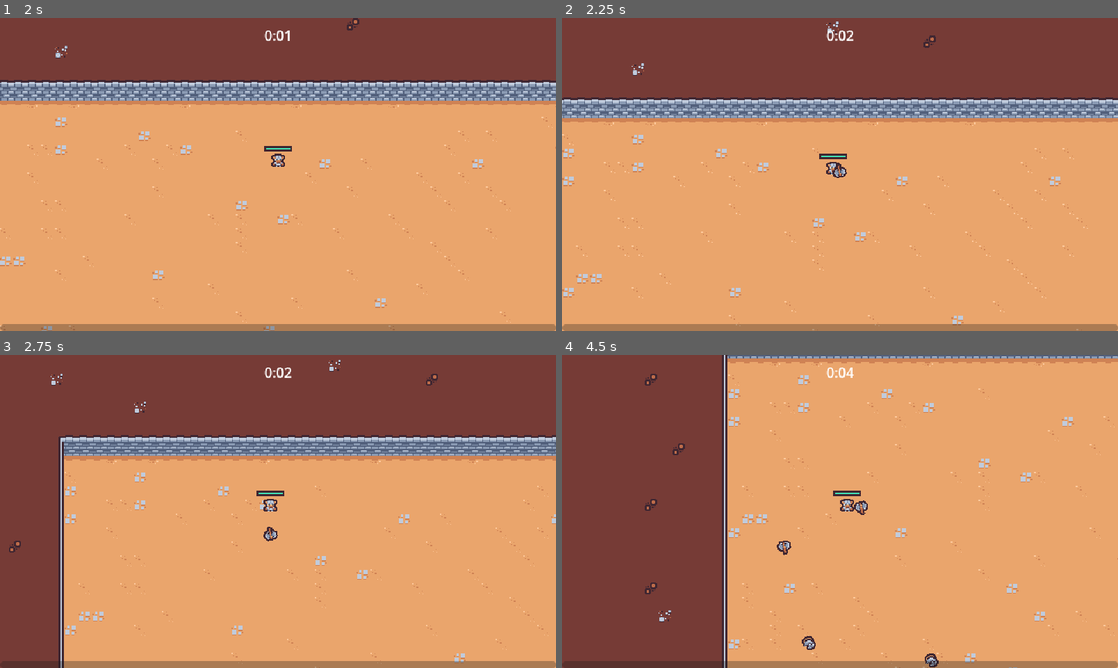
Above: before the commit, frames 1-4 (two rows, left to right).
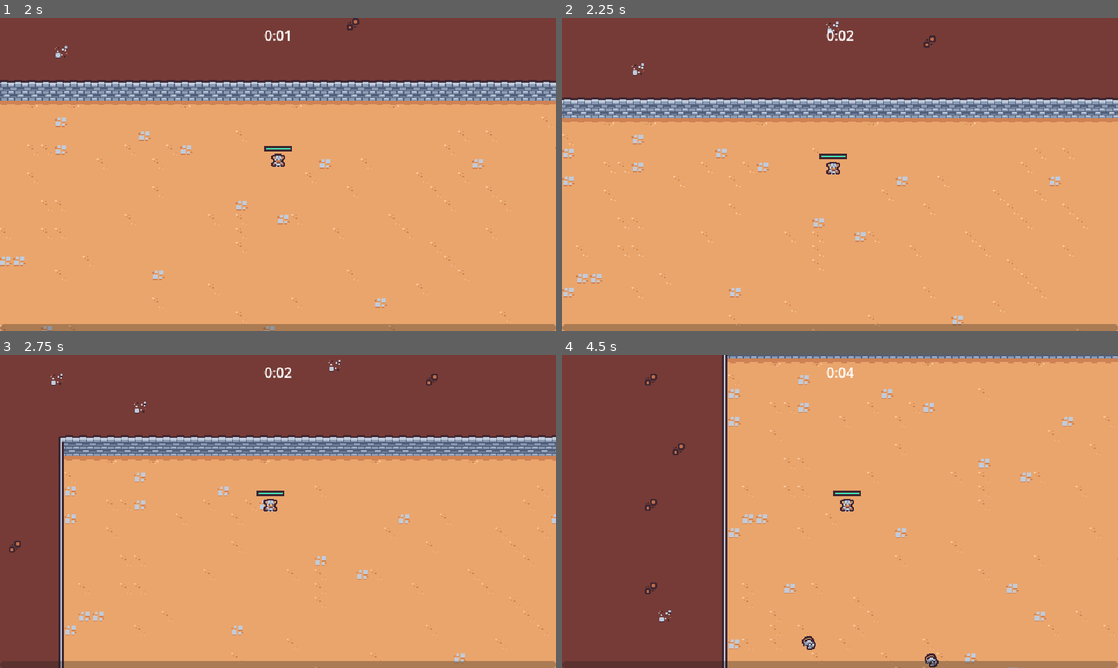
Above: after the commit, the same moments.

Repository: oronbz/2d-survivors
Game: Godot game, scene res://scenes/main/main.tscn
Two runs of this game, one before a commit and one after it. Both use one fixed random seed, a clock stepped at 60 frames per second and the inputs below.
Inputs (mouse positions are in pixels of both pictures, inside the frame that each line leads up to):
- Up to frame 1 (2 s): move the mouse to (250, 237) at 0.52 s; press the mouse at (250, 237) at 0.53 s; hold W (move_up) from 0.53 s (still down); move the mouse to (444, 221) at 1.27 s; release the mouse at (444, 221) at 1.28 s; click (444, 221) at 1.35 s
- Up to frame 2 (2.25 s): move the mouse to (673, 127) at 2.02 s; release W (move_up) at 2.03 s; press the mouse at (673, 127) at 2.03 s; hold A (move_left) from 2.03 s (still down)
- Up to frame 3 (2.75 s): keep holding A (move_left)
- Up to frame 4 (4.5 s): move the mouse to (867, 511) at 2.77 s; release the mouse at (867, 511) at 2.78 s; click (867, 511) at 2.85 s; move the mouse to (756, 433) at 3.52 s; release A (move_left) at 3.53 s; press the mouse at (756, 433) at 3.53 s; hold S (move_down) 3.53-4.28 s; move the mouse to (962, 495) at 4.27 s; release the mouse at (962, 495) at 4.28 s; hold D (move_right) from 4.28 s (still down); click (962, 495) at 4.35 s

Frame 1 is identical in both runs. In frame 2, less than 0.1% of the frame differs, in the area x 48-52%, y 46-52%; in frame 3, less than 0.1%; in frame 4, 0.2%, in the area x 38-55%, y 46-64%.

Commit message:
Add axe ability upgrade

Diff:
--- /dev/null
+++ b/resources/upgrades/ability.gd
@@ -0,0 +1,4 @@
+extends AbilityUpgrade
+class_name  Ability
+
+@export var ability_controller_scene: PackedScene
--- /dev/null
+++ b/resources/upgrades/axe.tres
@@ -0,0 +1,11 @@
+[gd_resource type="Resource" load_steps=3 format=3 uid="uid://d1ytsnoym1mug"]
+
+[ext_resource type="PackedScene" uid="uid://dg56osirt6qte" path="res://scenes/ability/axe_ability_controller/axe_ability_controller.tscn" id="1_t05r6"]
+[ext_resource type="Script" path="res://resources/upgrades/ability.gd" id="2_48nlv"]
+
+[resource]
+script = ExtResource("2_48nlv")
+ability_controller_scene = ExtResource("1_t05r6")
+id = "axe"
+name = "Axe"
+description = "Periodically sends out a spinning axe."
--- a/resources/upgrades/sword_rate.tres
+++ b/resources/upgrades/sword_rate.tres
@@ -1,4 +1,4 @@
-[gd_resource type="Resource" load_steps=2 format=3 uid="uid://dg2x7jguf1g8s"]
+[gd_resource type="Resource" script_class="AbilityUpgrade" load_steps=2 format=3 uid="uid://dg2x7jguf1g8s"]
 
 [ext_resource type="Script" path="res://resources/upgrades/ability_upgrade.gd" id="1_xfa8g"]
 
@@ -6,4 +6,4 @@
 script = ExtResource("1_xfa8g")
 id = "sword_rate"
 name = "Sword Quickness"
-description = "Increases sword attack rate by 10%"
+description = "Increases sword attack rate by 10%."
--- a/scenes/game_object/player/player.gd
+++ b/scenes/game_object/player/player.gd
@@ -6,6 +6,7 @@
 @onready var damage_interval_timer = $DamageIntervalTimer
 @onready var health_component = $HealthComponent as HealthComponent
 @onready var health_bar = $HealthBar
+@onready var abilities = $Abilities
 
 var number_colliding_bodies = 0
 
@@ -15,6 +16,7 @@
 	$CollisionArea2D.body_exited.connect(on_body_exited)
 	damage_interval_timer.timeout.connect(on_damage_interval_timer_timeout)
 	health_component.health_changed.connect(on_health_changed)
+	GameEvents.ability_upgrade_added.connect(on_ability_upgrade_added)
 	update_health_display()
 
 
@@ -61,3 +63,10 @@
 
 func on_health_changed():
 	update_health_display()
+
+
+func on_ability_upgrade_added(ability_upgrade: AbilityUpgrade, current_upgrades: Dictionary):
+	if not ability_upgrade is Ability: return
+
+	var ability = ability_upgrade as Ability
+	abilities.add_child(ability.ability_controller_scene.instantiate())
--- a/scenes/game_object/player/player.tscn
+++ b/scenes/game_object/player/player.tscn
@@ -1,10 +1,9 @@
-[gd_scene load_steps=11 format=3 uid="uid://cjbw3i0k3iemc"]
+[gd_scene load_steps=10 format=3 uid="uid://cjbw3i0k3iemc"]
 
 [ext_resource type="Texture2D" uid="uid://ctfyxmk1q7pqe" path="res://scenes/game_object/player/player.png" id="1_2assi"]
 [ext_resource type="Script" path="res://scenes/game_object/player/player.gd" id="1_bx3nd"]
 [ext_resource type="PackedScene" uid="uid://cihs0miucebdv" path="res://scenes/component/health_component.tscn" id="2_q2v02"]
 [ext_resource type="PackedScene" uid="uid://bq2ow33emvau0" path="res://scenes/ability/sword_ability_controller/sword_ability_controller.tscn" id="2_q7gvx"]
-[ext_resource type="PackedScene" uid="uid://dg56osirt6qte" path="res://scenes/ability/axe_ability_controller/axe_ability_controller.tscn" id="4_jrofx"]
 
 [sub_resource type="StyleBoxFlat" id="StyleBoxFlat_g5wdq"]
 bg_color = Color(0.247059, 0.14902, 0.192157, 1)
@@ -33,11 +32,9 @@
 
 [node name="HealthComponent" parent="." instance=ExtResource("2_q2v02")]
 
-[node name="AbilityManager" type="Node" parent="."]
+[node name="Abilities" type="Node" parent="."]
 
-[node name="SwordAbilityController" parent="AbilityManager" instance=ExtResource("2_q7gvx")]
-
-[node name="AxeAbilityController" parent="AbilityManager" instance=ExtResource("4_jrofx")]
+[node name="SwordAbilityController" parent="Abilities" instance=ExtResource("2_q7gvx")]
 
 [node name="DamageIntervalTimer" type="Timer" parent="."]
 wait_time = 0.5
--- a/scenes/manager/upgrade_manager.gd
+++ b/scenes/manager/upgrade_manager.gd
@@ -9,16 +9,6 @@
 
 func _ready():
 	experience_manager.level_up.connect(on_level_up)
-
-
-func on_level_up(level: int):
-	var chosen_upgrade = upgrade_pool.pick_random() as AbilityUpgrade
-	if chosen_upgrade == null: return
-
-	var upgrade_screen = upgrade_screen_scene.instantiate()
-	add_child(upgrade_screen)
-	upgrade_screen.set_ability_upgrades([chosen_upgrade] as Array[AbilityUpgrade])
-	upgrade_screen.upgrade_selected.connect(on_upgrade_selected)
 
 
 func apply_upgrade(upgrade: AbilityUpgrade):
@@ -35,5 +25,24 @@
 	GameEvents.emit_ability_upgrade_added(upgrade, current_upgrades)
 
 
+func pick_upgrades():
+	var chosen_upgrades: Array[AbilityUpgrade] = []
+	var upgrades = upgrade_pool.duplicate()
+	for i in 2:
+		upgrades.shuffle()
+		var chosen_upgrade = upgrades.pop_back()
+		chosen_upgrades.append(chosen_upgrade)
+
+	return chosen_upgrades
+
+
 func on_upgrade_selected(upgrade: AbilityUpgrade):
 	apply_upgrade(upgrade)
+
+
+func on_level_up(level: int):
+	var upgrade_screen = upgrade_screen_scene.instantiate()
+	add_child(upgrade_screen)
+	var chosen_upgrades = pick_upgrades()
+	upgrade_screen.set_ability_upgrades(chosen_upgrades as Array[AbilityUpgrade])
+	upgrade_screen.upgrade_selected.connect(on_upgrade_selected)
--- a/scenes/manager/upgrade_manager.tscn
+++ b/scenes/manager/upgrade_manager.tscn
@@ -1,10 +1,11 @@
-[gd_scene load_steps=4 format=3 uid="uid://chdkqaiv5288v"]
+[gd_scene load_steps=5 format=3 uid="uid://chdkqaiv5288v"]
 
 [ext_resource type="Script" path="res://scenes/manager/upgrade_manager.gd" id="1_5oh0e"]
 [ext_resource type="Resource" uid="uid://dg2x7jguf1g8s" path="res://resources/upgrades/sword_rate.tres" id="2_s1agt"]
+[ext_resource type="Resource" uid="uid://d1ytsnoym1mug" path="res://resources/upgrades/axe.tres" id="3_o0urj"]
 [ext_resource type="PackedScene" uid="uid://crh36o6o2m3pf" path="res://scenes/ui/upgrade_screen.tscn" id="3_y7jqf"]
 
 [node name="UpgradeManager" type="Node"]
 script = ExtResource("1_5oh0e")
-upgrade_pool = Array[Resource("res://resources/upgrades/ability_upgrade.gd")]([ExtResource("2_s1agt")])
+upgrade_pool = Array[Resource("res://resources/upgrades/ability_upgrade.gd")]([ExtResource("2_s1agt"), ExtResource("3_o0urj")])
 upgrade_screen_scene = ExtResource("3_y7jqf")
